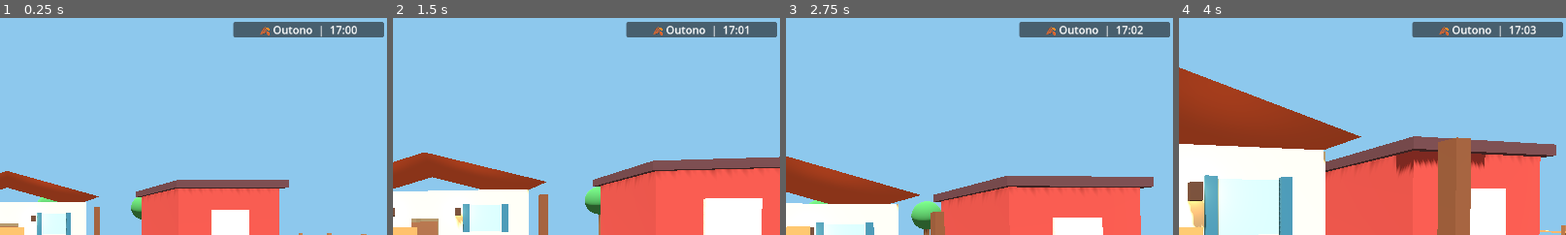
Above: before the commit, frames 1-4 (left to right).
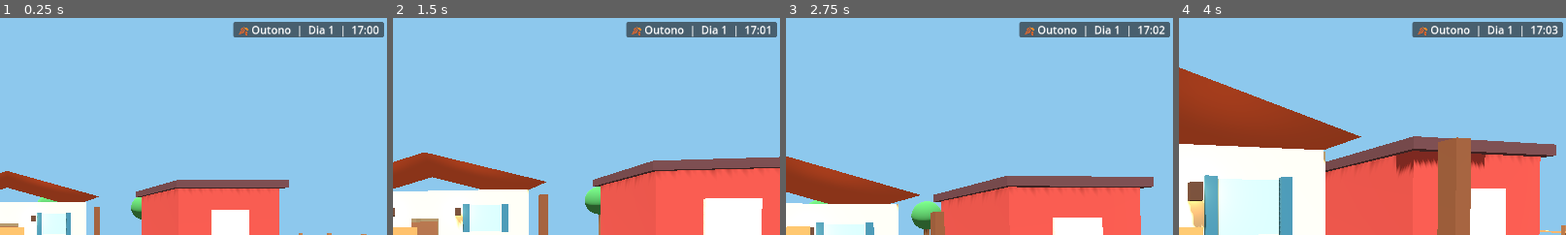
Above: after the commit, the same moments.

Repository: juniordev830/pixel-farm-seasons
Game: Godot game, scene res://main.tscn
Same seed, same stepped clock (60 frames per second), same inputs: the game is played once before the commit and once after it.
Inputs (mouse positions are % of the whole screen's width and height, from its top left):
- Up to frame 1 (0.25 s): no input
- Up to frame 2 (1.5 s): tap Enter (ui_accept) at 0.5, 0.77 s; move the mouse to (55, 50) at 0.52 s; hold Shift 0.53-1.28 s; hold Up (ui_up) from 0.53 s (still down); move the mouse to (45, 50) at 1.27 s; tap E at 1.35 s
- Up to frame 3 (2.75 s): keep holding Up (ui_up); tap Enter (ui_accept) at 1.52 s; move the mouse to (52, 48) at 2.02 s; hold Space from 2.03 s (still down)
- Up to frame 4 (4 s): keep holding Up (ui_up); move the mouse to (49, 52) at 2.77 s; release Space at 2.78 s; tap Shift at 2.85 s; tap Enter (ui_accept) at 3.02, 3.77 s; move the mouse to (57, 51) at 3.52 s; tap E at 3.6 s
The pictures show only the part of the screen within x 49-99%, y 2-51%; the shares and areas given below are measured in that part.

The runs differ from the first frame. In frame 1, 0.8% of the frame differs, in the area x 61-98%, y 3-9%; in frame 2, 0.8%; in frame 3, 0.8%; in frame 4, 0.8%.
Error in both runs: Invalid access to property or key 'environment' on a base object of type 'null instance'. (res://day_night_controller.gd:46)

Commit message:
feat: display game day counter beside season and clock

Diff:
--- a/godot/farm_hud.gd
+++ b/godot/farm_hud.gd
@@ -54,7 +54,7 @@
 func _process(_delta: float) -> void:
     var controller := get_node_or_null("../DayNightController")
     if controller != null and controller.has_method("get_clock"):
-        clock_label.text = "🍂 Outono  |  " + controller.get_clock()
+        clock_label.text = "🍂 Outono  |  Dia %d  |  %s" % [1 + int(get_node("../FarmerNeeds").day_index), controller.get_clock()]
     var needs := get_node_or_null("../FarmerNeeds")
     if needs != null:
         status_label.text = "Energia %d  |  Fome %d" % [int(needs.energy), int(needs.hunger)]
